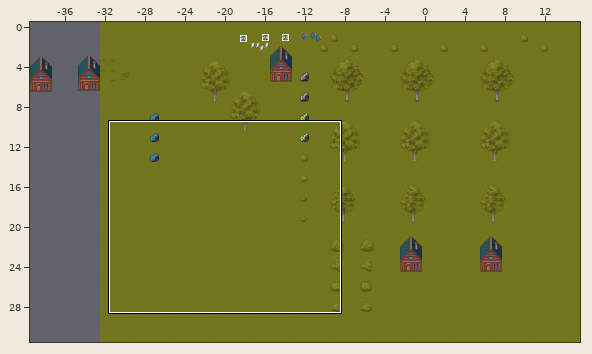
Tiled map, stored at C++_RPG_Game_(SFML)/C++_RPG_Game_(SFML)/assets/assets_processed/world/world.tmx. Above, an overview of the earlier version with the close-up marked.
Close-up. Before the edit:
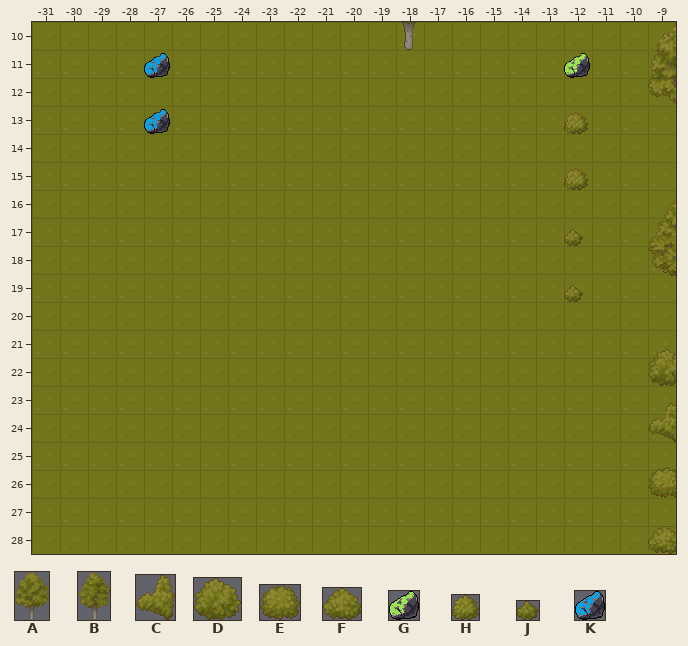
Cells are 32x32 px. Shown: x -31..-9, y 10..28. The commit also changed other parts of the map, which this record leaves out.
Key: from "world_collection": A 2 "trees_1", B 3 "trees_2", C 5 "trees_4", D 6 "trees_3", E 7 "trees_6", F 9 "trees_5", G 11 "tree_0", H 12 "trees_7", J 13 "trees_8", K 492 "blue_0".
Objects are placed by their top-left corner, in cells (3,4 is the top-left corner of cell 3,4); size is 1x1 cell unless given.
Layers that did not change in this view are not listed.
Objects on layer "InteractObjects" before:
K "blue_0" at -27,11.1 size 0.9x0.9
K "blue_0" at -27,13.1 size 0.9x0.9
Objects on layer "Obstacles" before:
A "trees_1" at -19,6.8 size 3x4.2
G "tree_0" at -12,11.1 size 0.9x0.9
A "trees_1" at -9,9.8 size 3x4.2
H "trees_7" at -12,13.2 size 0.8x0.8
H "trees_7" at -12,15.2 size 0.8x0.8
J "trees_8" at -12,17.4 size 0.7x0.6
B "trees_2" at -9,16.2 size 2.5x3.8
J "trees_8" at -12,19.4 size 0.7x0.6
D "trees_3" at -9,21.7 size 1.5x1.3
C "trees_4" at -9,23.6 size 1.2x1.4
E "trees_6" at -9,25.9 size 1.2x1.1
F "trees_5" at -9,28 size 1.2x1
Once edited:
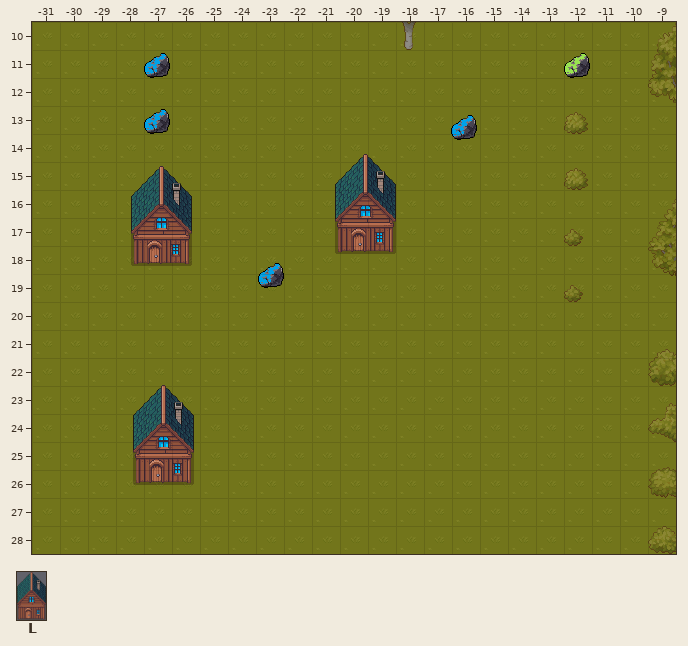
Further tiles: from "world_collection": L 4 "house_0".
Changes in this commit:
Layer "InteractObjects":
added: K "blue_0" at -16.1,13.3 size 0.9x0.9
added: K "blue_0" at -22.9,18.6 size 0.9x0.9
Layer "Obstacles":
added: L "house_0" at -20.2,14.7 size 2.2x3.6
added: L "house_0" at -27.5,15.2 size 2.2x3.6
added: L "house_0" at -27.4,23 size 2.2x3.6
Where, in picture pixels (left, top, right, bottom), the same in both close-ups:
added: (451, 115, 477, 140)
added: (335, 155, 396, 254)
added: (131, 166, 192, 266)
added: (258, 263, 284, 288)
added: (133, 386, 194, 485)
